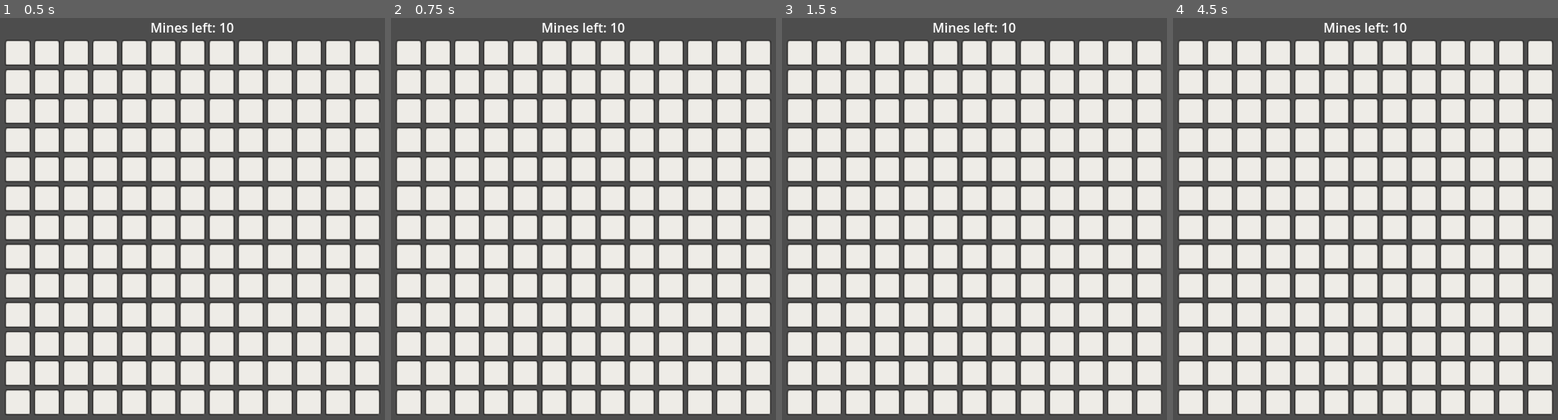
Above: before the commit, frames 1-4 (left to right).
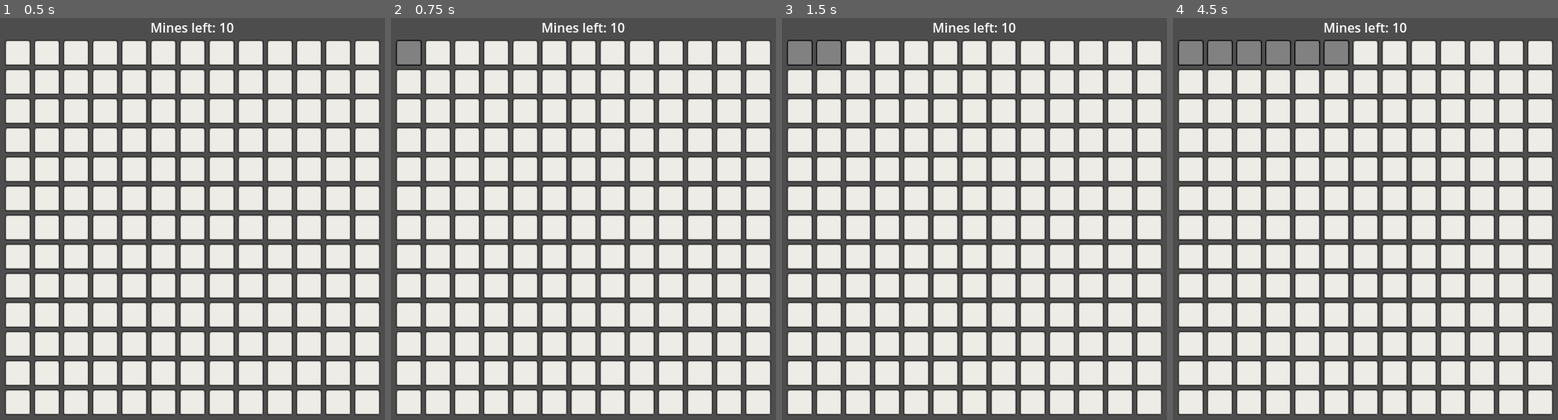
Above: after the commit, the same moments.

Repository: MuxauJI/godot_project
Game: Godot game, scene res://custom_button/button_scene.tscn
The game is run twice, just before and just after one commit, with the same random seed, the same clock (stepped at 60 frames per second) and the same inputs. This scene is started directly instead of the project's main scene.
Inputs (mouse positions are in pixels of both pictures, inside the frame that each line leads up to):
- Up to frame 1 (0.5 s): no input
- Up to frame 2 (0.75 s): click (410, 54) at 0.52 s
- Up to frame 3 (1.5 s): click (828, 54) at 1.27 s
- Up to frame 4 (4.5 s): click (1250, 54) at 2.02 s; click (1276, 54) at 2.77 s; click (1307, 54) at 3.52 s; click (1334, 54) at 4.27 s

Frame 1 is identical in both runs. In frame 2, 0.4% of the frame differs, in the area x 1-8%, y 5-12%; in frame 3, 0.8%; in frame 4, 2.5%, in the area x 1-46%, y 5-12%.

Commit message:
added pressed signal with lambda pass x,y

Diff:
--- a/custom_button/button_scene.gd
+++ b/custom_button/button_scene.gd
@@ -3,6 +3,7 @@
 const grid_cell_count = 13
 const grid_cell_size = 32
 var mines_count = 10
+var mines_field = []
 var grid_size = Vector2(grid_cell_count, grid_cell_count)
 var cell_size = Vector2(grid_cell_size, grid_cell_size)
 var stretch = TextureButton.STRETCH_SCALE
@@ -23,9 +24,18 @@
 	grid_container.columns = grid_cell_count
 	add_child(grid_container)
 	for y in range(grid_size.y):
+		mines_field.append([])
 		for x in range(grid_size.x):
-			var cell_button = SquareButton.new(cell_size, stretch)
+			var cell_button = SquareButton.new(cell_size, stretch, x, y)
 			grid_container.add_child(cell_button)
+			# привязка сигнала к лямбда-функции с передачей параметров
+			cell_button.connect("pressed", func(): _on_button_pressed(x,y))
+			mines_field[y].append(cell_button)
+
+func _on_button_pressed(x,y):
+	#print("Button %d %d" % [x,y])
+	var cell_button = mines_field[y][x]
+	cell_button.disabled = true
 
 # Called every frame. 'delta' is the elapsed time since the previous frame.
 func _process(delta):
--- a/custom_button/custom_button.gd
+++ b/custom_button/custom_button.gd
@@ -6,11 +6,17 @@
 var texture_grey = preload("res://custom_button/grey_25.png")
 var stretch = TextureButton.STRETCH_SCALE
 var default_size = Vector2(32,32)
+var x: int = 0
+var y: int = 0
 
-func _init(default_size, stretch):
+func _init(default_size, stretch, x, y):
 	custom_minimum_size = default_size
 	stretch_mode = stretch
+	self.x = x
+	self.y = y
+	#print("x = %d, y = %d" % [x,y])
 
 func _ready():
 	texture_normal = texture_white
 	texture_pressed = texture_grey
+	texture_disabled = texture_grey
